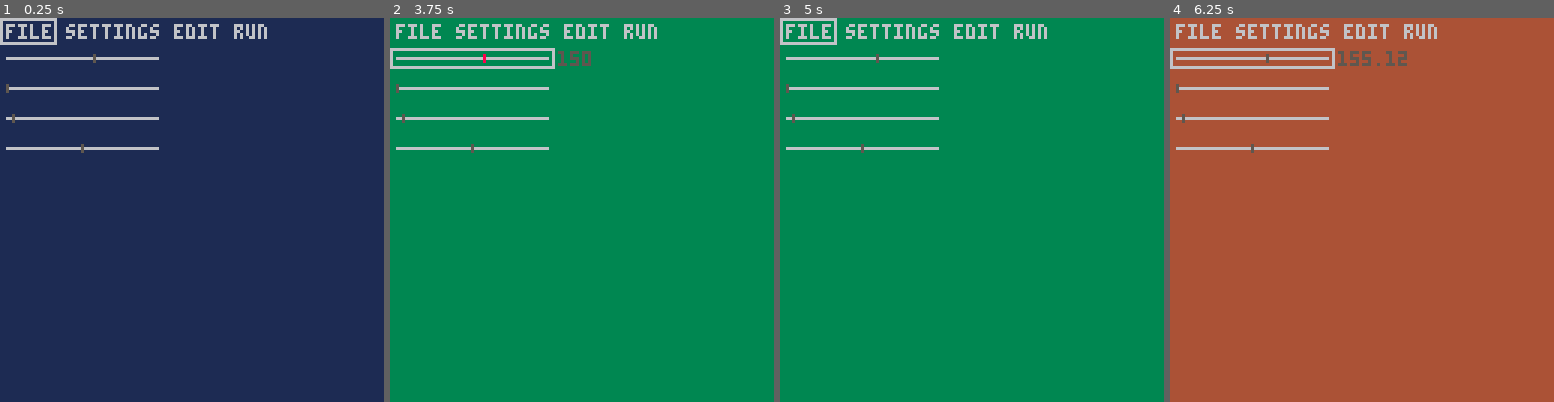
Above: before the commit, frames 1-4 (left to right).
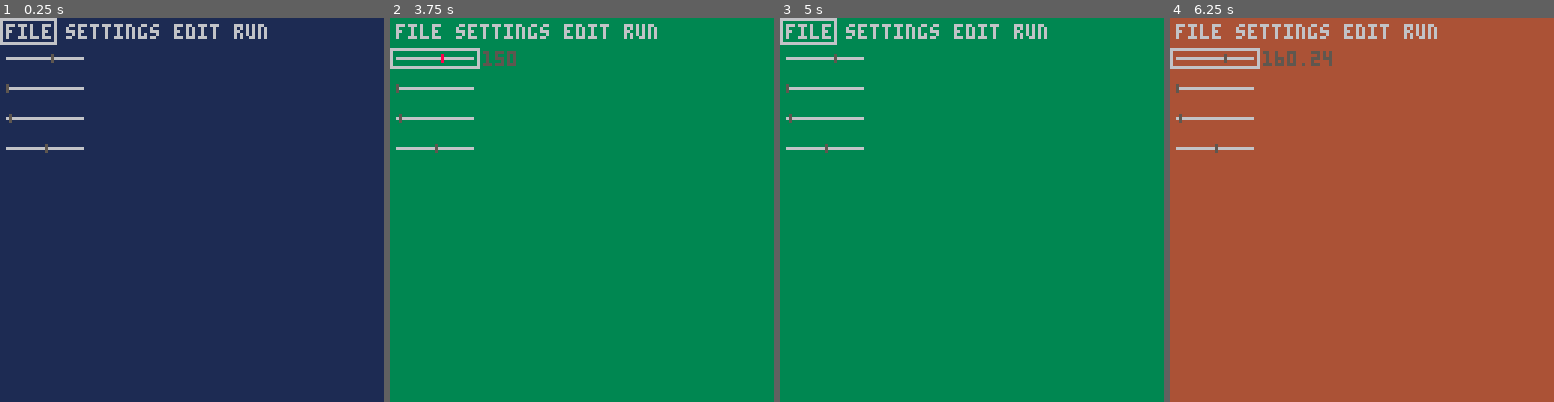
Above: after the commit, the same moments.

Repository: jmcarlson0320/pico8_dev
Game: PICO-8 cartridge modules/ui.p8
The game is run twice, just before and just after one commit, with the same random seed, the same clock (stepped at 60 frames per second) and the same inputs.
Inputs:
- Up to frame 1 (0.25 s): no input
- Up to frame 2 (3.75 s): tap X (X key) at 0.33, 1.07, 1.85, 2.97 s; tap O (Z key) at 0.7, 1.7, 2.1, 2.5, 2.9, 3.3, 3.7 s; hold Right 1.6-2.1 s; hold Up 2.15-2.42 s; hold Right 2.47-3.03 s; hold Left 3.08-3.58 s; hold Down from 3.63 s (still down)
- Up to frame 3 (5 s): release Down at 3.97 s; hold Right 4.02-4.68 s; tap X (X key) at 4.08 s; tap O (Z key) at 4.1, 4.5, 4.9 s; hold Up from 4.73 s (still down)
- Up to frame 4 (6.25 s): release Up at 5.03 s; hold Left 5.08-5.68 s; tap X (X key) at 5.2 s; tap O (Z key) at 5.3, 5.7, 6.1 s; hold Down 5.73-6.03 s; hold Right from 6.08 s (still down)

The runs differ from the first frame. In frame 1, 0.7% of the frame differs, in the area x 2-42%, y 9-36%; in frame 2, 1.4%; in frame 3, 0.7%; in frame 4, 1.6%, in the area x 2-62%, y 7-36%.

Commit message:
Make my_layout local, resize sliders

Diff:
--- a/modules/ui.p8
+++ b/modules/ui.p8
@@ -9,7 +9,7 @@
     blue = 0
     green = 10
     alpha = 50
-    my_layout = {
+    local my_layout = {
         { 1, 2, 3, 4 },
         { 5 },
         { 6 },
@@ -31,25 +31,26 @@
     do_button(2, "settings", 20, 0, cursor_over(2))
     do_button(3, "edit", 56, 0, cursor_over(3))
     do_button(4, "run", 76, 0, cursor_over(4))
-    red = do_slider(5, 0, 10, cursor_over(5), 0, 256, red, 50)
-    blue = do_slider(6, 0, 20, cursor_over(6), 0, 1, blue, 50)
-    green = do_slider(7, 0, 30, cursor_over(7), 0, 250, green, 50)
-    alpha = do_slider(8, 0, 40, cursor_over(8), 0, 100, alpha, 50)
+    red = do_slider(5, 0, 10, cursor_over(5), 0, 256, red, 25)
+    blue = do_slider(6, 0, 20, cursor_over(6), 0, 1, blue, 25)
+    green = do_slider(7, 0, 30, cursor_over(7), 0, 250, green, 25)
+    alpha = do_slider(8, 0, 40, cursor_over(8), 0, 100, alpha, 25)
 end
 
 -->8
 -- ui
 
 active = 0
+
+layout = {{}}
 curs_x = 1
 curs_y = 1
-
-layout = {{}}
 
 function set_layout(new_layout)
     layout = new_layout
     curs_x = 1
     curs_y = 1
+    active = 0
 end
 
 function update_cursor()
